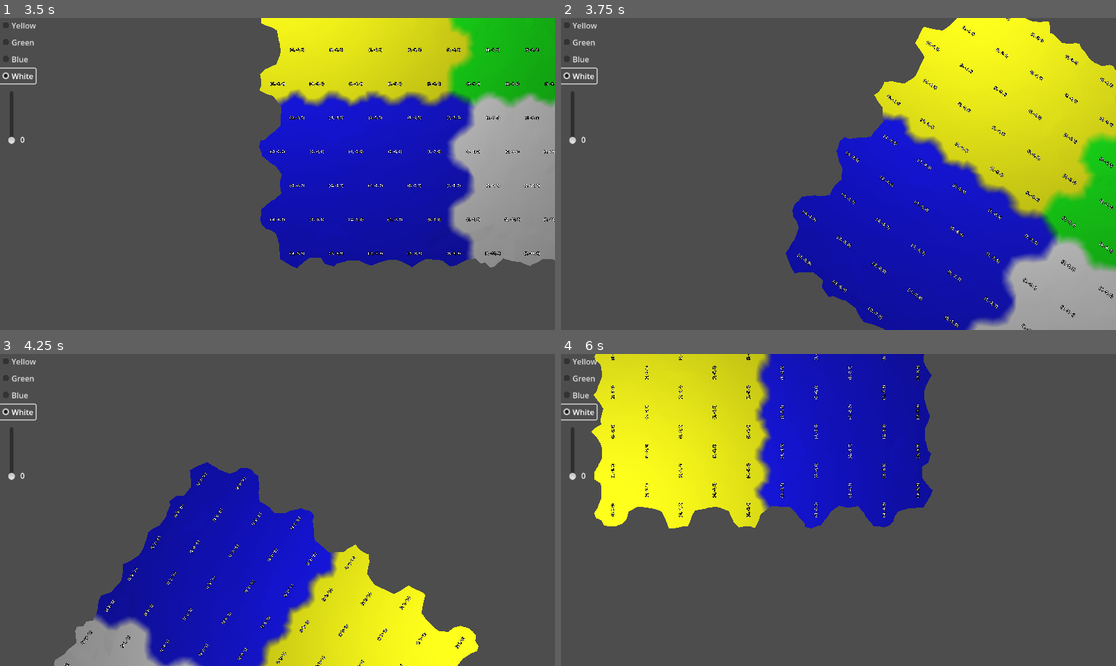
Above: before the commit, frames 1-4 (two rows, left to right).
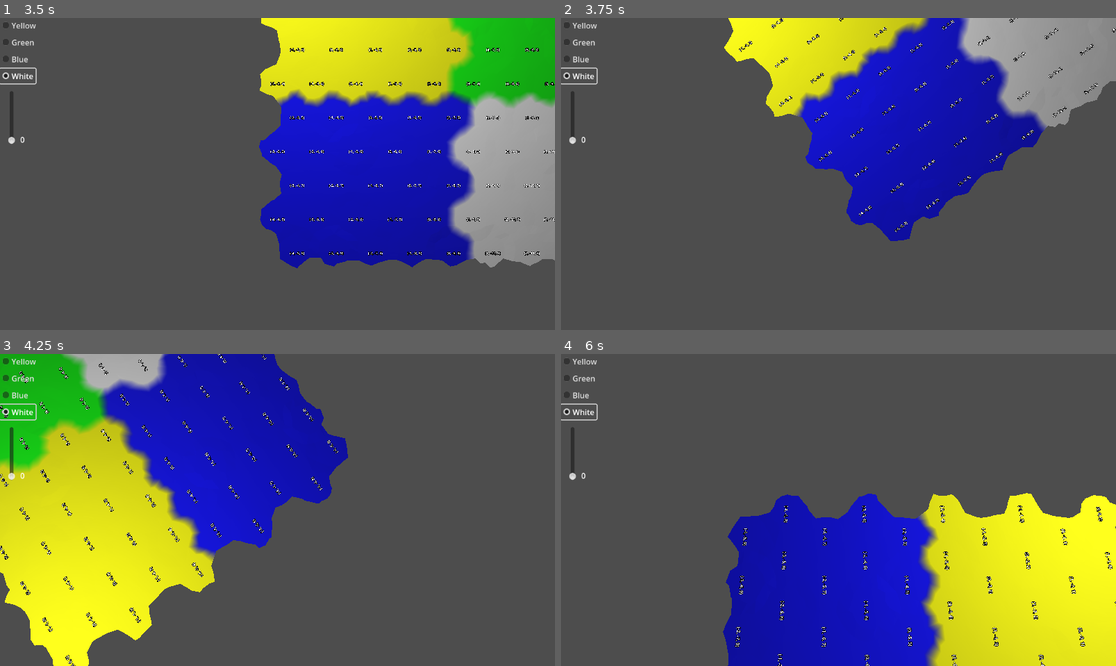
Above: after the commit, the same moments.

Repository: davepruitt/hex_map_godot
Game: Godot game, scene res://main.tscn
The game is run twice, just before and just after one commit, with the same random seed, the same clock (stepped at 60 frames per second) and the same inputs.
Inputs (mouse positions are in pixels of both pictures, inside the frame that each line leads up to):
- Up to frame 1 (3.5 s): click "Yellow" at 0.5 s; click "Green" at 1.25 s; click "Blue" at 2 s; click "White" at 2.75 s
- Up to frame 2 (3.75 s): tap Enter at 3.5 s; move the mouse to (960, 158) at 3.52 s; hold D (ui_rotate_right) from 3.53 s (still down); tap X at 3.6 s; click (960, 158) at 3.67 s
- Up to frame 3 (4.25 s): keep holding D (ui_rotate_right); tap Z at 3.8 s
- Up to frame 4 (6 s): move the mouse to (727, 525) at 4.27 s; release D (ui_rotate_right) at 4.28 s; hold S (ui_rotate_down) 4.28-5.03 s; tap Z at 4.35, 5.3, 5.85 s; tap X at 4.55, 5.1 s; tap Space at 5 s; move the mouse to (894, 441) at 5.02 s; hold D (ui_rotate_right) 5.03-5.78 s; move the mouse to (810, 572) at 5.77 s; hold W (ui_rotate_up) from 5.78 s (still down); click (810, 572) at 5.92 s

Frame 1 is identical in both runs. In frame 2, 55% of the frame differs, in the area x 29-100%, y 0-100%; in frame 3, 61%; in frame 4, 64%, in the area x 5-100%, y 0-100%.

Commit message:
Fixed camera movement. I believe everything is now working through section 2.3 of tutorial 5.

Diff:
--- a/hex_project_godot/hex_map_camera.gd
+++ b/hex_project_godot/hex_map_camera.gd
@@ -7,7 +7,7 @@
 @export var stick_max_zoom : float = 8.0
 @export var swivel_min_zoom : float = -45
 @export var swivel_max_zoom : float = -90
-@export var movement_speed_min_zoom : float = 40
+@export var movement_speed_min_zoom : float = 25
 @export var movement_speed_max_zoom : float = 10
 @export var rotation_speed : float = 180
 
@@ -23,7 +23,6 @@
 @onready var _main_camera := $Swivel/Stick/MainCamera
 
 var _zoom: float = 1.0
-var _movement_speed: float = 25
 var _rotation_angle: float = 0
 
 #endregion
@@ -43,18 +42,16 @@
 	if (left_right_movement != 0.0 || forward_back_movement != 0.0):
 		_adjust_position(left_right_movement, forward_back_movement, delta)
 
-	var rotate_up_down_movement = Input.get_axis("ui_rotate_down", "ui_rotate_up")
-	var rotate_left_right_movement = Input.get_axis("ui_rotate_left", "ui_rotate_right")
-
+	var rotate_left_right_movement = Input.get_axis("ui_rotate_right", "ui_rotate_left")
 	if (rotate_left_right_movement != 0.0):
 		_adjust_rotation(rotate_left_right_movement, delta)
 
 func _input(event: InputEvent) -> void:
 	if event is InputEventKey and event.pressed:
 		if event.keycode == KEY_Z:
+			_adjust_zoom(-0.1)
+		elif event.keycode == KEY_X:
 			_adjust_zoom(0.1)
-		elif event.keycode == KEY_X:
-			_adjust_zoom(-0.1)
 
 #endregion
 
@@ -74,14 +71,15 @@
 	print_debug("rotation = " + str(self.rotation))
 	print_debug("rotation (deg) = " + str(self.rotation_degrees))
 
-	var direction: Vector3 = Vector3(x_delta, 0.0, z_delta).normalized()
+	var direction: Vector3 = self.quaternion * Vector3(x_delta, 0.0, z_delta).normalized()
 
 	print_debug("Direction: " + str(direction))
 
 	var damping: float = maxf(absf(x_delta), absf(z_delta))
-	var distance: float = _movement_speed * damping * time_delta
+	var movement_speed: float = lerpf(movement_speed_min_zoom, movement_speed_max_zoom, _zoom)
+	var distance: float = movement_speed * damping * time_delta
 	position += direction * distance
-	#position = _clamp_position(position)
+	position = _clamp_position(position)
 
 func _clamp_position (pos: Vector3) -> Vector3:
 	var x_max: float = (hex_grid.chunk_count_x * HexMetrics.CHUNK_SIZE_X - 0.5) * (2.0 * HexMetrics.INNER_RADIUS)
